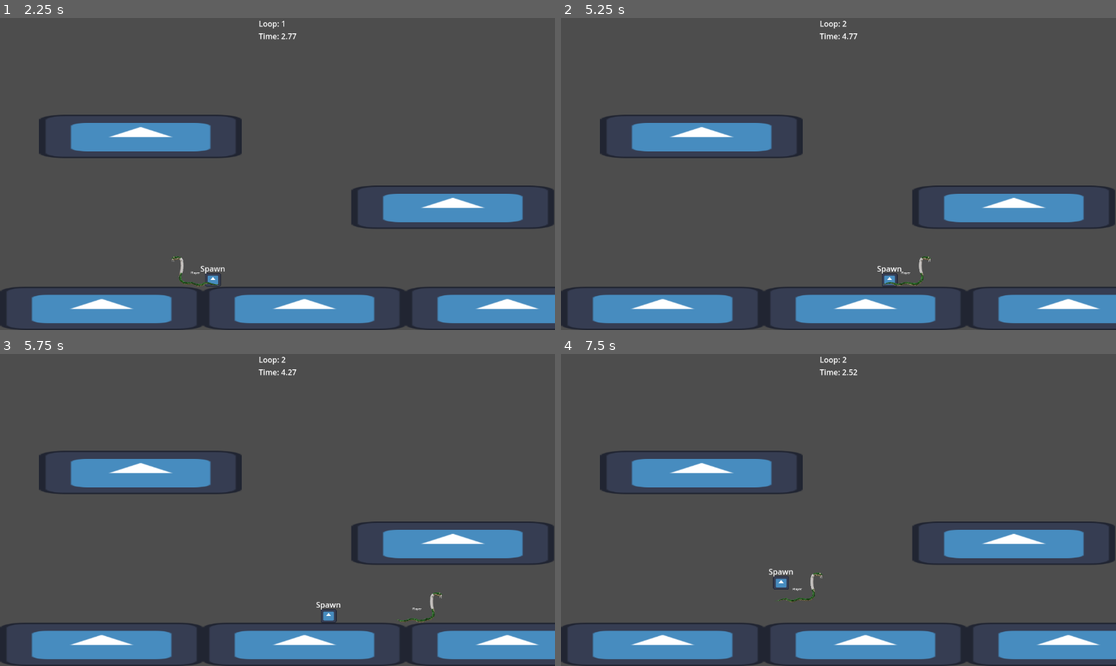
Above: before the commit, frames 1-4 (two rows, left to right).
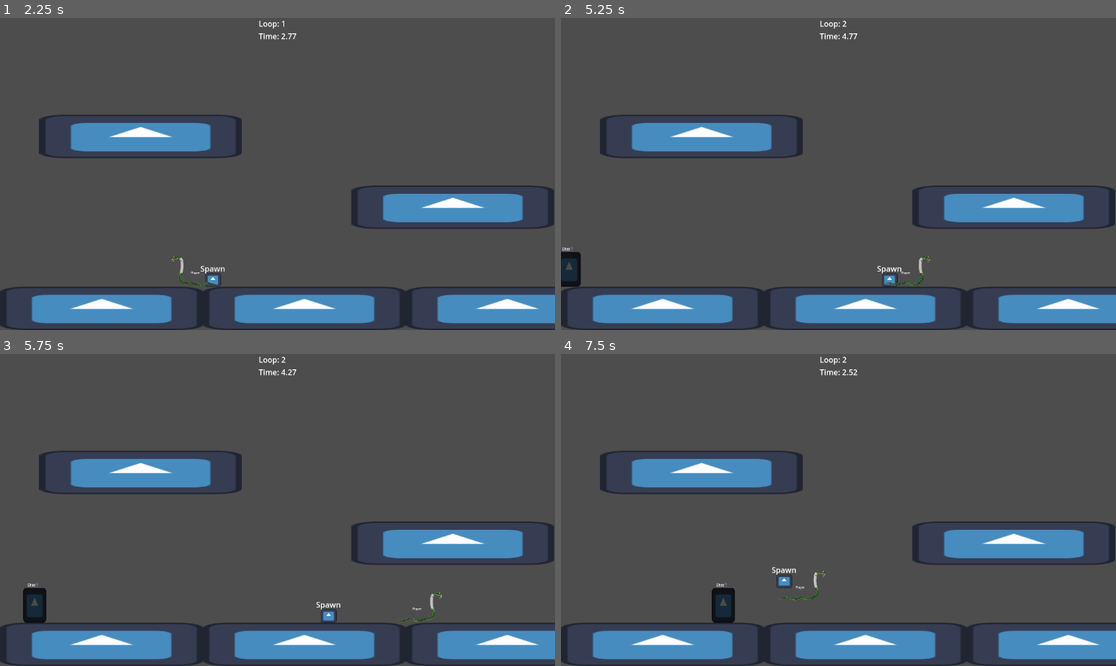
Above: after the commit, the same moments.

Repository: MrDreamhost/gmtk-jam-2025
Game: Godot game, scene res://game/main.tscn
The game is run twice, just before and just after one commit, with the same random seed, the same clock (stepped at 60 frames per second) and the same inputs. The engine's default icon, where the game draws it, is replaced by a stand-in: a white triangle on a blue panel in a dark square.
Inputs:
- Up to frame 1 (2.25 s): hold D (player_right) 0.53-2.03 s; tap Shift (set_spawn_point) at 0.6, 1.35, 2.1 s; tap Space (player_jump) at 0.77, 1.52 s; hold A (player_left) from 2.03 s (still down)
- Up to frame 2 (5.25 s): release A (player_left) at 2.78 s; hold D (player_right) 2.78-4.28 s; tap Shift (set_spawn_point) every 0.75 s from 2.85 to 5.1 s; tap Space (player_jump) at 3.02, 3.77, 4.52 s; hold A (player_left) 4.28-5.03 s; hold D (player_right) from 5.03 s (still down)
- Up to frame 3 (5.75 s): keep holding D (player_right)
- Up to frame 4 (7.5 s): release D (player_right) at 5.78 s; hold A (player_left) 5.78-7.28 s; tap Shift (set_spawn_point) at 5.85, 6.6, 7.35 s; tap Space (player_jump) at 6.02, 6.77 s; hold D (player_right) from 7.28 s (still down)

Frame 1 is identical in both runs. In frame 2, 0.4% of the frame differs, in the area x 0-67%, y 73-87%; in frame 3, 0.5%; in frame 4, 0.8%, in the area x 27-48%, y 68-87%.
Error before the commit: Assertion failed: Player hasn't been set (res://loop_system/replay_recorder.gd:12)

Commit message:
Fixed assert and player collision shapes

Diff:
--- a/game/main.tscn
+++ b/game/main.tscn
@@ -14,7 +14,7 @@
 
 [node name="PlayerRecorder" type="Node2D" parent="." node_paths=PackedStringArray("player")]
 script = ExtResource("4_vop5m")
-player = NodePath("")
+player = NodePath("../Player")
 
 [node name="LoopTimer" type="Timer" parent="."]
 wait_time = 5.0
--- a/player/player.tscn
+++ b/player/player.tscn
@@ -5,14 +5,15 @@
 [ext_resource type="Script" uid="uid://nuq6dpf75flc" path="res://common/hurtbox/hurtbox.gd" id="3_g1dw6"]
 
 [sub_resource type="RectangleShape2D" id="RectangleShape2D_rkbax"]
-size = Vector2(48, 72)
+size = Vector2(104, 65)
 
 [sub_resource type="RectangleShape2D" id="RectangleShape2D_yw30f"]
-size = Vector2(48, 72)
+size = Vector2(94, 58)
 
 [sub_resource type="Animation" id="Animation_g1dw6"]
 resource_name = "run"
 length = 1.2
+loop_mode = 1
 tracks/0/type = "value"
 tracks/0/imported = false
 tracks/0/enabled = true
@@ -67,7 +68,7 @@
 metadata/_edit_use_anchors_ = true
 
 [node name="CollisionShape2D" type="CollisionShape2D" parent="."]
-position = Vector2(0, -36)
+position = Vector2(0, -32.5)
 shape = SubResource("RectangleShape2D_rkbax")
 
 [node name="HurtBox" type="Area2D" parent="."]
@@ -77,7 +78,7 @@
 metadata/_custom_type_script = "uid://nuq6dpf75flc"
 
 [node name="CollisionShape2D" type="CollisionShape2D" parent="HurtBox"]
-position = Vector2(0, -36)
+position = Vector2(0, -32)
 shape = SubResource("RectangleShape2D_yw30f")
 
 [node name="PlayerAnimationPlayer" type="AnimationPlayer" parent="."]
Not shown: 1 places in game/main.tscn that only renumber resources
